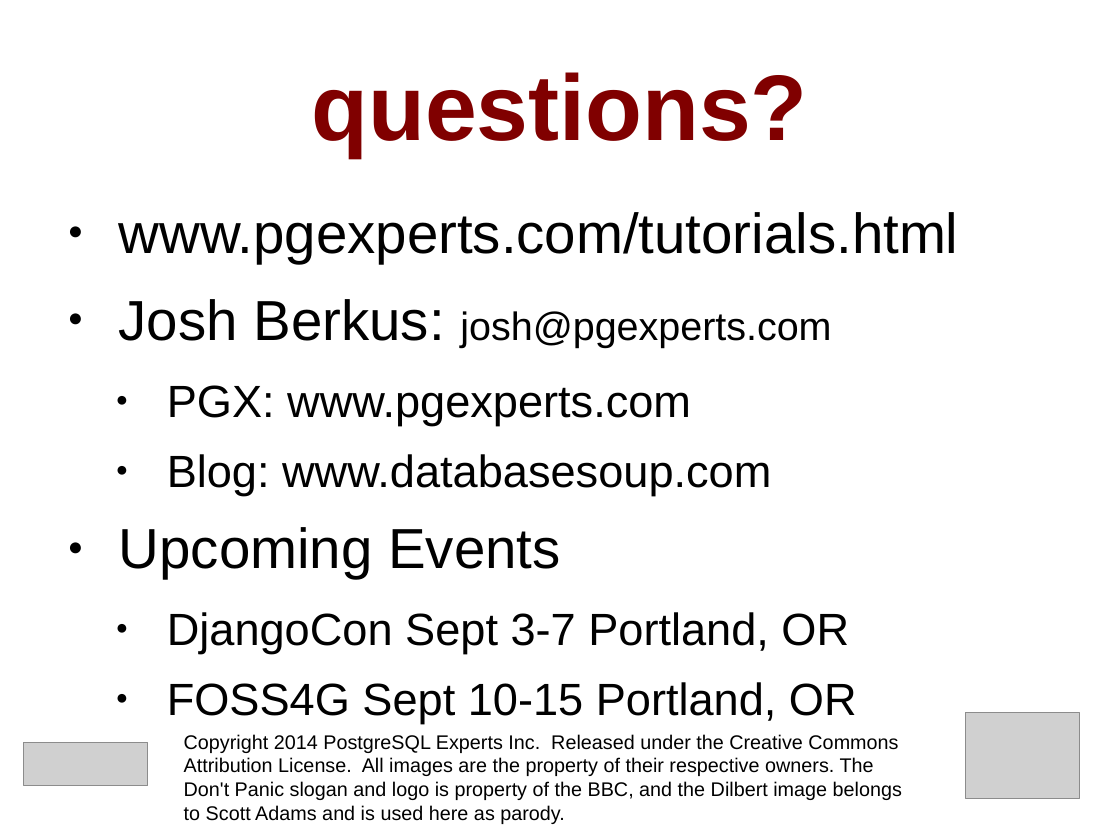
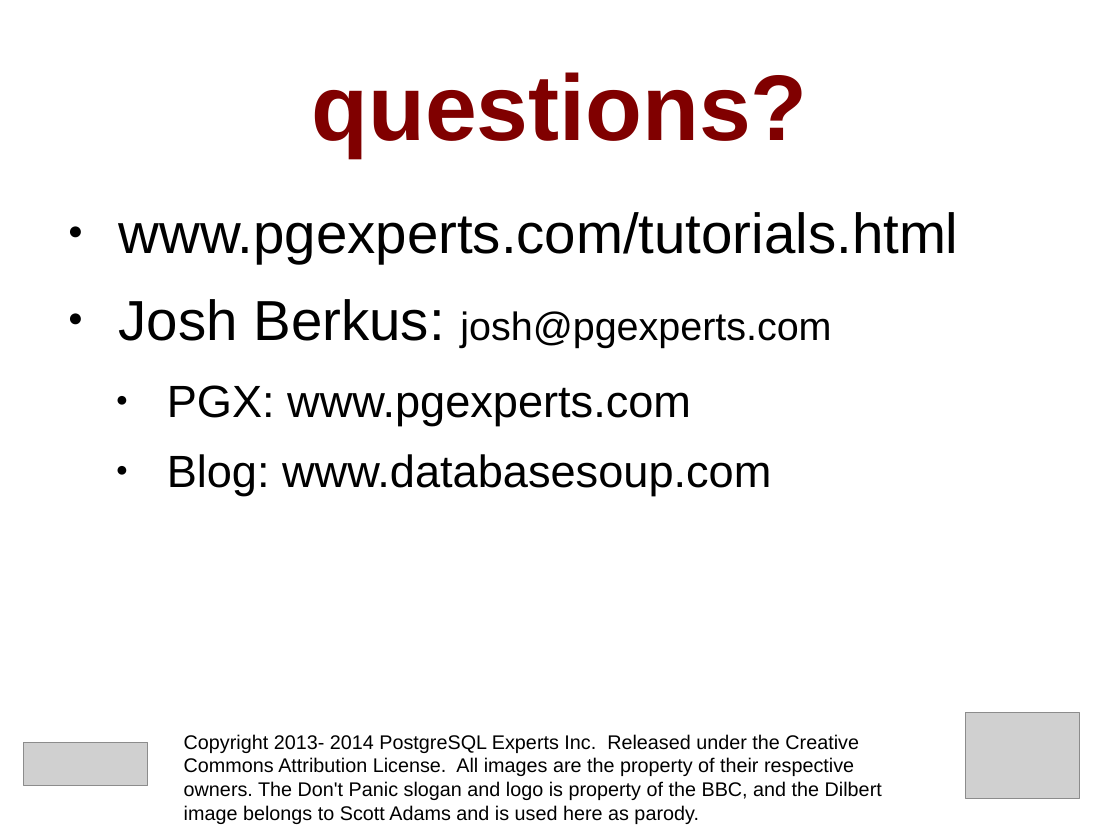
Before and after one commit to pgexperts/accidentalDBA, a slide deck: slide 167 of tutorial/accidental_dba_oscon.odp (slide 169 before the commit). Drawn at 1120x840 pixels with LibreOffice and Linux fonts; fonts in the diff are those of the drawing; grey boxes stand for pictures. Boxes give left, top, right and bottom in pixels: in the first picture for what was removed or moved away, otherwise in the second. Text is boxed around its words. In the diff, an @@ line names an element or a change of style, - is before the commit and + after.

```diff
--- a/tutorial/accidental_dba_oscon.odp
+++ b/tutorial/accidental_dba_oscon.odp
@@ text at [119,527,857,724]: paragraphs removed @@
-● Upcoming Events
-  ● DjangoCon Sept 3-7 Portland, OR
-  ● FOSS4G Sept 10-15 Portland, OR
@@ text at [184,734,882,824]: text changed @@
-Copyright 2014 PostgreSQL Experts Inc. Released under the Creative Commons Attribution License. All images are the property of their respective owners. The Don't Panic slogan and logo is property of the BBC, and the Dilbert image belongs to Scott Adams and is used here as parody.
+Copyright 2013- 2014 PostgreSQL Experts Inc. Released under the Creative Commons Attribution License. All images are the property of their respective owners. The Don't Panic slogan and logo is property of the BBC, and the Dilbert image belongs to Scott Adams and is used here as parody.
```
Also in this commit, not shown: 21 other slides changed, 6 slides added, 8 slides removed, 9 other files.
